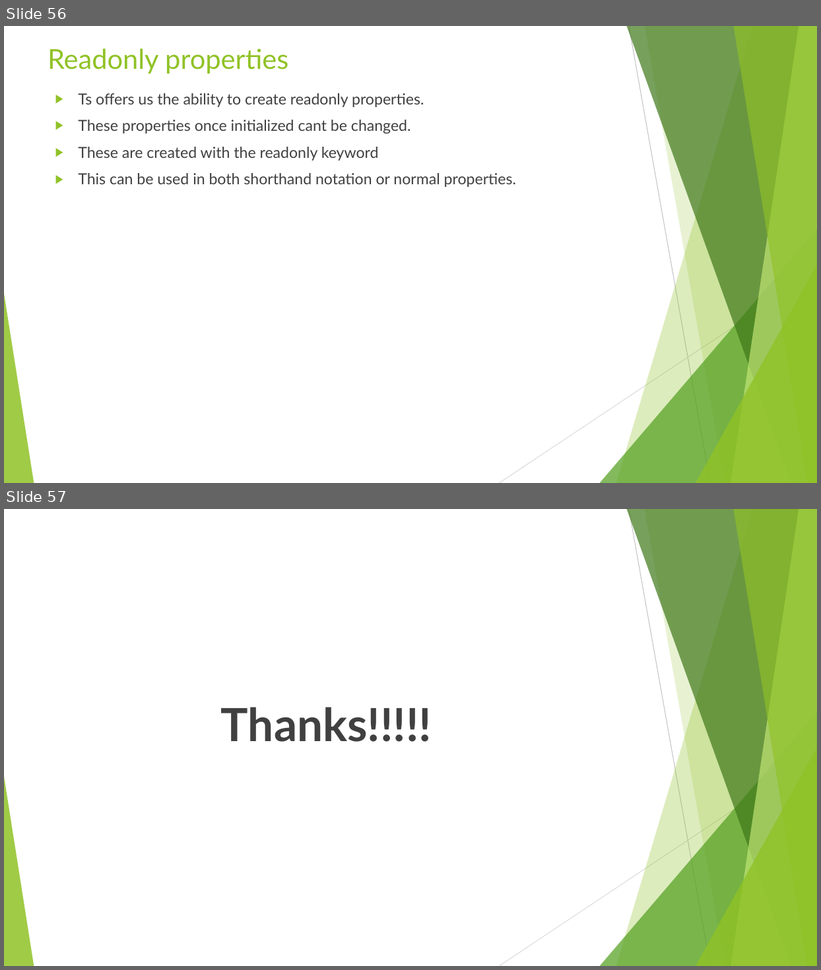
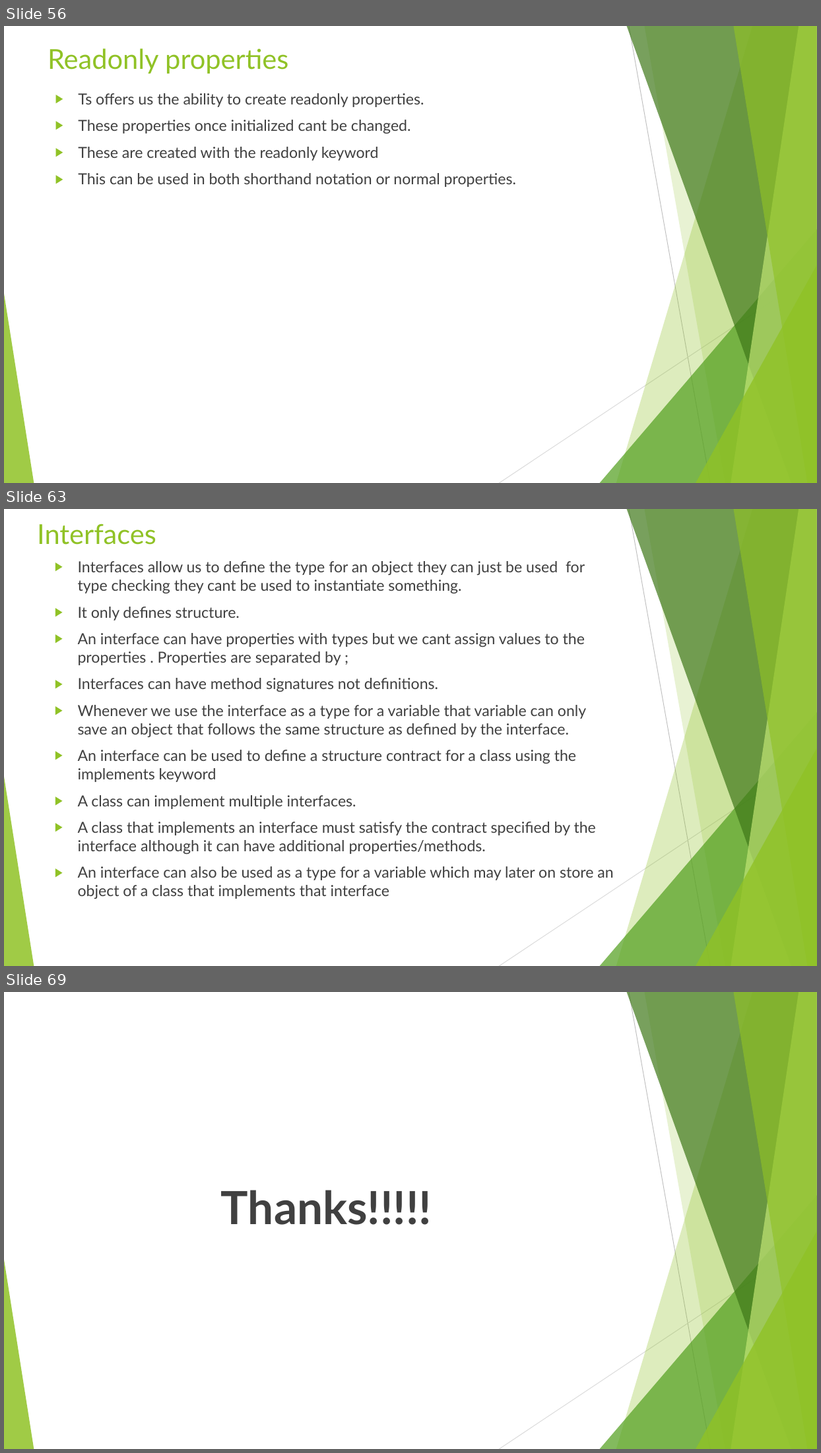
Before and after one commit to rudhrainfogain/TypeScript, a slide deck: PPT/TypeScriptv5.pptx. Shown one above the other, each under a label of ours: slides 56 and 57 before the commit, slides 56, 63 and 69 after it; the slides between them are not shown. The pictures are 821x970 and 821x1453 pixels, drawn with LibreOffice and Linux fonts; fonts in the diff are those of the drawing. Boxes give left, top, right and bottom in pixels: in the first picture for what was removed or moved away, otherwise in the second. Text is boxed around its words. In the diff, an @@ line names an element or a change of style, - is before the commit and + after.

Commit message:
Classes and Interfaces Complete

```diff
--- a/PPT/TypeScriptv5.pptx
+++ b/PPT/TypeScriptv5.pptx
@@ slide 63 added at bbox=[4, 509, 817, 966], background #FFFFFF; not listed: 10 template elements that a slide beside it also shows @@
@@ title added at bbox=[37, 524, 156, 545], 32.4 pt, text #90C226 @@
+Interfaces
@@ text added at bbox=[78, 561, 613, 899], 18 pt, text #404040 @@
+▶ Interfaces allow us to define the type for an object they can just be used for type checking they cant be used to instantiate something.
+▶ It only defines structure.
+▶ An interface can have properties with types but we cant assign values to the properties . Properties are separated by ;
+▶ Interfaces can have method signatures not definitions.
+▶ Whenever we use the interface as a type for a variable that variable can only save an object that follows the same structure as defined by the interface.
+▶ An interface can be used to define a structure contract for a class using the implements keyword
+▶ A class can implement multiple interfaces.
+▶ A class that implements an interface must satisfy the contract specified by the interface although it can have additional properties/methods.
+▶ An interface can also be used as a type for a variable which may later on store an object of a class that implements that interface
@@ what was slide 57 is now slide 69 @@
```
Also in this commit, not shown: 1 slide changed, 11 other slides added, 3 other files.
